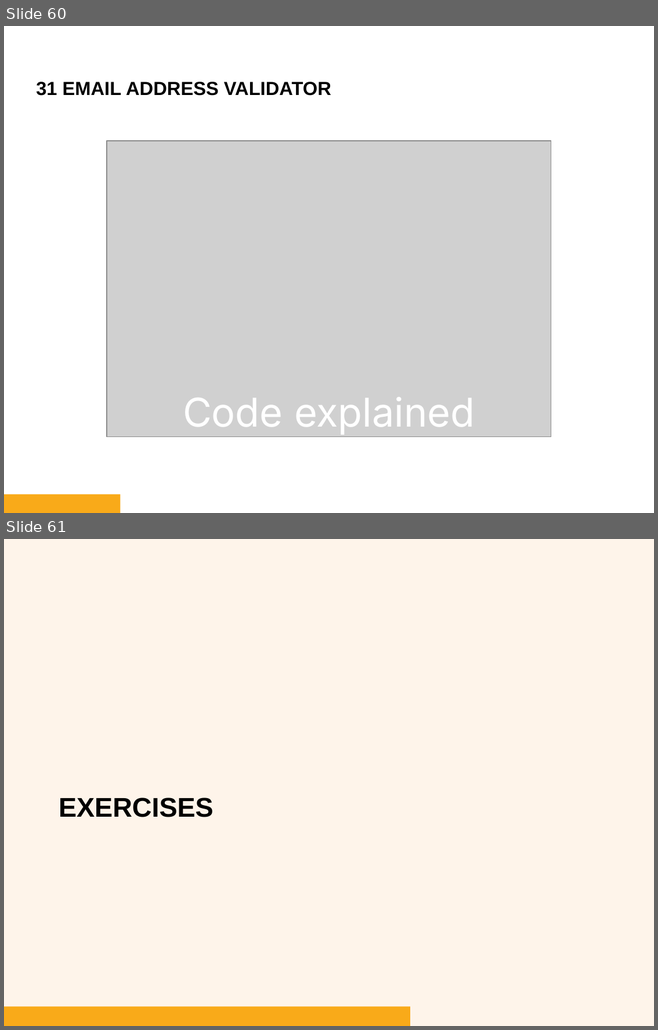
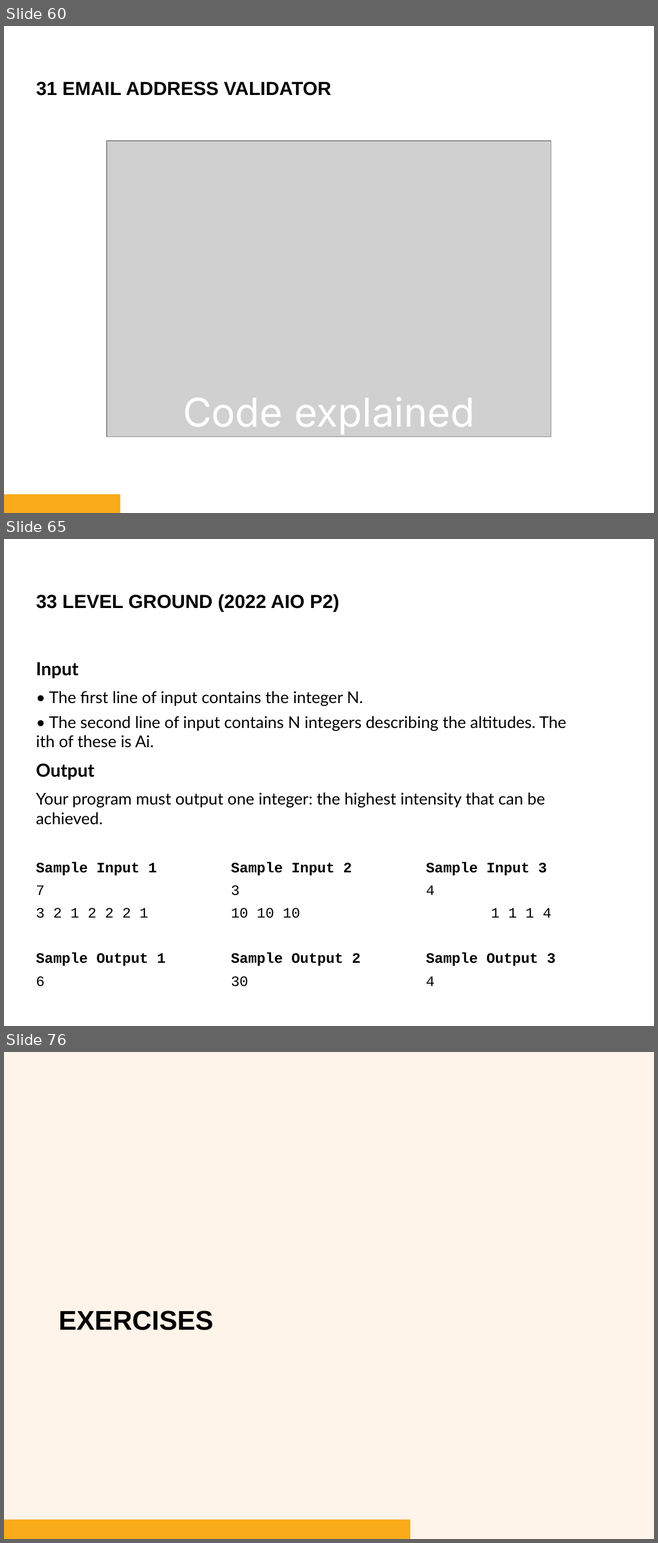
Before and after one commit to bryanbsun/pythonps, a slide deck: Python Problem Solver 2.pptx. Shown one above the other, each under a label of ours: slides 60 and 61 before the commit, slides 60, 65 and 76 after it; the slides between them are not shown. The pictures are 658x1030 and 658x1543 pixels, drawn with LibreOffice and Linux fonts; fonts in the diff are those of the drawing; grey boxes stand for pictures; background and template pictures are left out. Boxes give left, top, right and bottom in pixels: in the first picture for what was removed or moved away, otherwise in the second. Text is boxed around its words. In the diff, an @@ line names an element or a change of style, - is before the commit and + after.

```diff
--- a/Python Problem Solver 2.pptx
+++ b/Python Problem Solver 2.pptx
@@ slide 65 added at (4, 539, 654, 1026), background #FFFFFF @@
@@ text added at (36, 594, 339, 611), 21 pt, text #000000, bold @@
+33 LEVEL GROUND (2022 AIO P2)
@@ text added at (36, 662, 566, 987), 18 pt, text #000000 @@
+Input
+• The first line of input contains the integer N.
+• The second line of input contains N integers describing the altitudes. The ith of these is Ai.
+Output
+Your program must output one integer: the highest intensity that can be achieved.
+Sample Input 1 Sample Input 2 Sample Input 3
+7 3 4
+3 2 1 2 2 2 1 10 10 10 1 1 1 4
+Sample Output 1 Sample Output 2 Sample Output 3
+6 30 4
@@ what was slide 61 is now slide 76 @@
```
Also in this commit, not shown: 4 slides changed, 17 other slides added, 18 other files.
